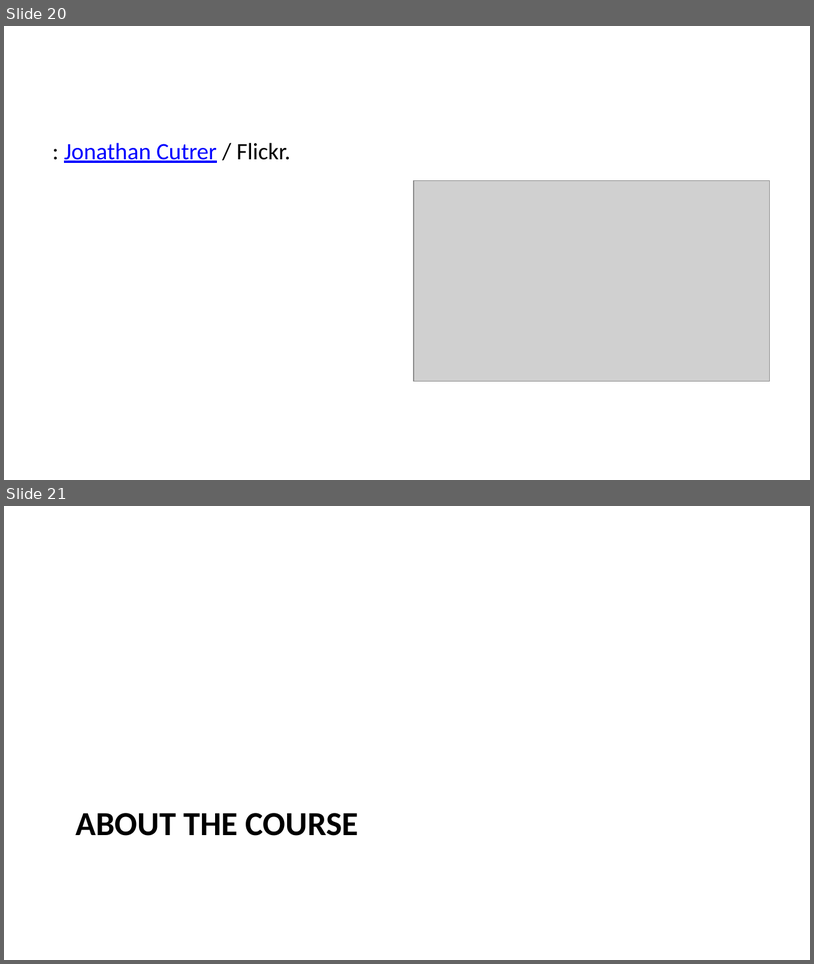
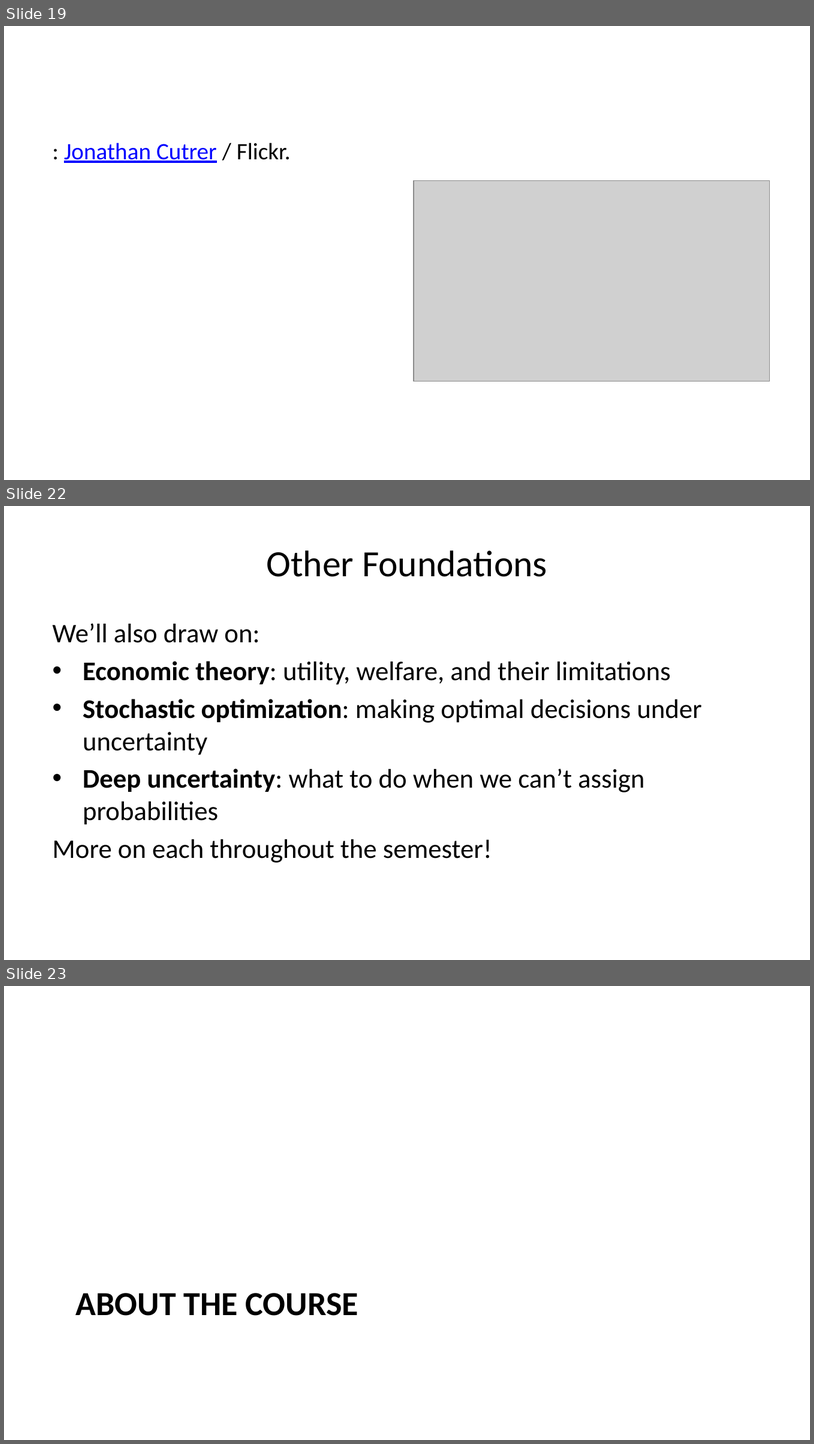
Before and after one commit to CEVE-421-521/ceve-421-521.github.io, a slide deck: lectures/week-01/index.pptx. Shown one above the other, each under a label of ours: slides 20 and 21 before the commit, slides 19, 22 and 23 after it; the slides between them are not shown. The pictures are 814x964 and 814x1444 pixels, drawn with LibreOffice and Linux fonts; fonts in the diff are those of the drawing; grey boxes stand for pictures. Boxes give left, top, right and bottom in pixels: in the first picture for what was removed or moved away, otherwise in the second. Text is boxed around its words. In the diff, an @@ line names an element or a change of style, - is before the commit and + after.

```diff
--- a/lectures/week-01/index.pptx
+++ b/lectures/week-01/index.pptx
@@ slide 22 added at (x1=4, y1=506, x2=810, y2=960), background #FFFFFF @@
@@ title added at (x1=266, y1=550, x2=548, y2=577), 33 pt, text #000000 @@
+Other Foundations
@@ text added at (x1=53, y1=623, x2=702, y2=862), 24 pt, text #000000 @@
+We’ll also draw on:
+• Economic theory: utility, welfare, and their limitations
+• Stochastic optimization: making optimal decisions under uncertainty
+• Deep uncertainty: what to do when we can’t assign probabilities
+More on each throughout the semester!
@@ what was slide 20 is now slide 19 @@
@@ what was slide 21 is now slide 23 @@
```
Also in this commit, not shown: 8 slides changed, 4 other slides added, 6 slides removed, 54 other files.
